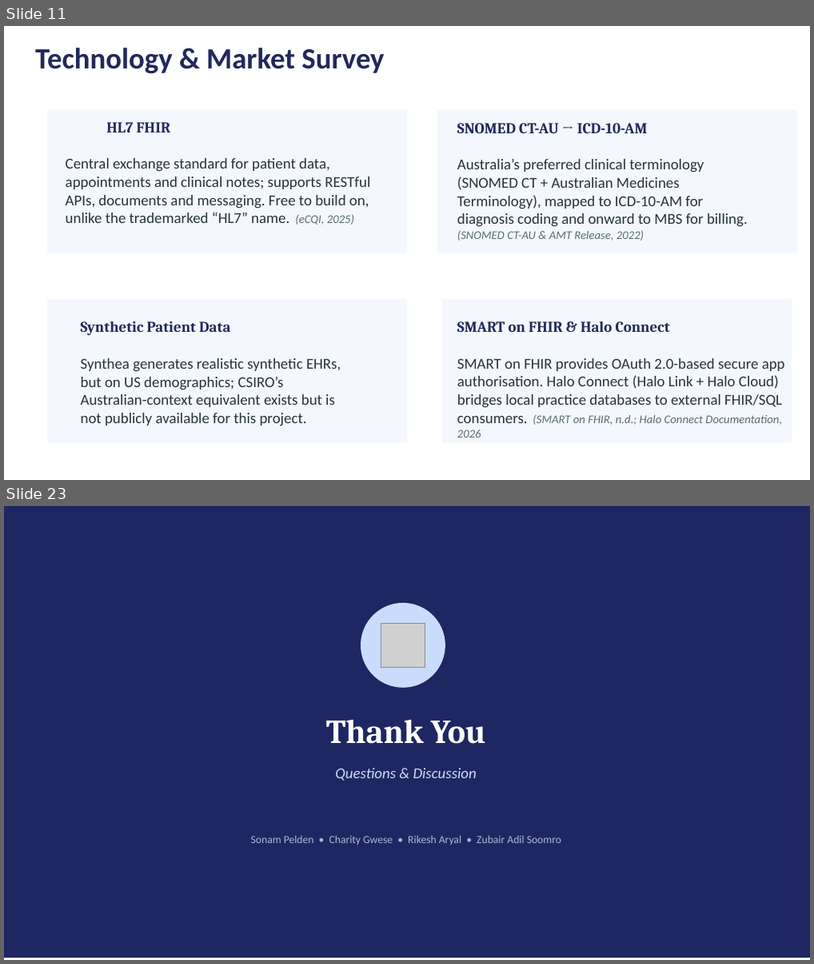
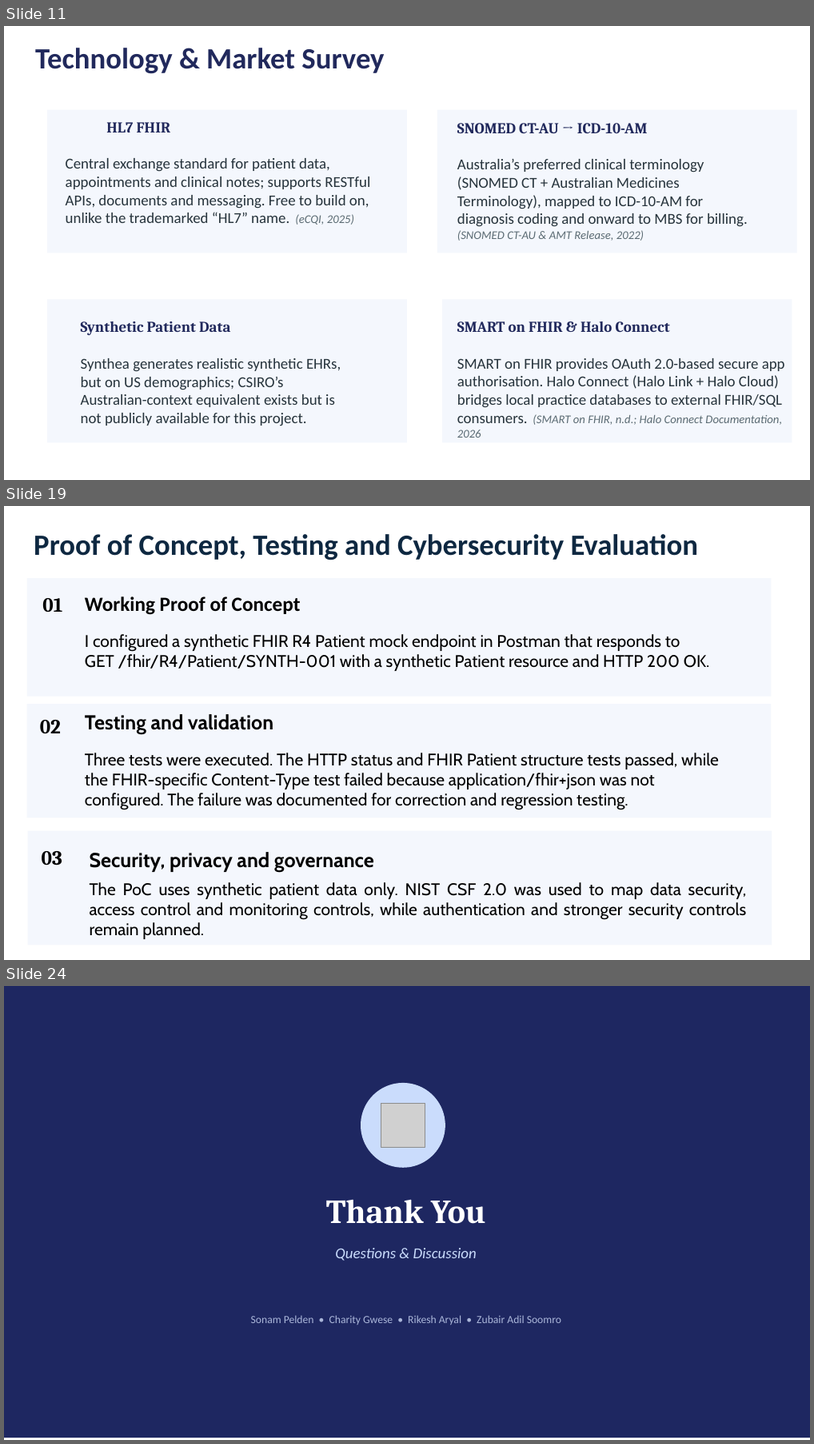
Before and after one commit to SkinnySeal17/HEAALTHCARE_SYSTEM, a slide deck: DOCUMENTS/Presentation_Assignment2.pptx. Shown one above the other, each under a label of ours: slides 11 and 23 before the commit, slides 11, 19 and 24 after it; the slides between them are not shown. The pictures are 814x964 and 814x1444 pixels, drawn with LibreOffice and Linux fonts; fonts in the diff are those of the drawing; grey boxes stand for pictures. Boxes give left, top, right and bottom in pixels: in the first picture for what was removed or moved away, otherwise in the second. Text is boxed around its words. In the diff, an @@ line names an element or a change of style, - is before the commit and + after.

```diff
--- a/DOCUMENTS/Presentation_Assignment2.pptx
+++ b/DOCUMENTS/Presentation_Assignment2.pptx
@@ slide 19 added at bbox=[4, 506, 810, 960], background #FFFFFF @@
@@ title added at bbox=[34, 534, 698, 560], 35 pt, text #0E2841, bold @@
+Proof of Concept, Testing and Cybersecurity Evaluation
@@ rectangle added at bbox=[27, 578, 772, 696], fill #F4F7FD @@
@@ text added at bbox=[42, 598, 62, 612], 24 pt, text #000000, bold @@
+01
@@ text added at bbox=[85, 596, 301, 615], 24 pt, text #000000, bold @@
+Working Proof of Concept
@@ text added at bbox=[85, 634, 710, 671], 20 pt, text #000000 @@
+I configured a synthetic FHIR R4 Patient mock endpoint in Postman that responds to GET /fhir/R4/Patient/SYNTH-001 with a synthetic Patient resource and HTTP 200 OK.
@@ rectangle added at bbox=[27, 704, 772, 817], fill #F4F7FD @@
@@ text added at bbox=[40, 720, 61, 733], 24 pt, text #000000, bold @@
+02
@@ text added at bbox=[85, 714, 274, 734], 24 pt, text #000000, bold @@
+Testing and validation
@@ text added at bbox=[85, 752, 719, 810], 20 pt, text #000000 @@
+Three tests were executed. The HTTP status and FHIR Patient structure tests passed, while the FHIR-specific Content-Type test failed because application/fhir+json was not configured. The failure was documented for correction and regression testing.
@@ rectangle added at bbox=[27, 831, 772, 944], fill #F4F7FD @@
@@ text added at bbox=[42, 851, 62, 865], 24 pt, text #000000, bold @@
+03
@@ text added at bbox=[90, 852, 374, 872], 24 pt, text #000000, bold @@
+Security, privacy and governance
@@ text added at bbox=[90, 882, 747, 939], 20 pt, text #000000 @@
+The PoC uses synthetic patient data only. NIST CSF 2.0 was used to map data security, access control and monitoring controls, while authentication and stronger security controls remain planned.
@@ what was slide 23 is now slide 24 @@
```
Also in this commit, not shown: 10 slides changed, 3 other slides added, 3 slides removed.
